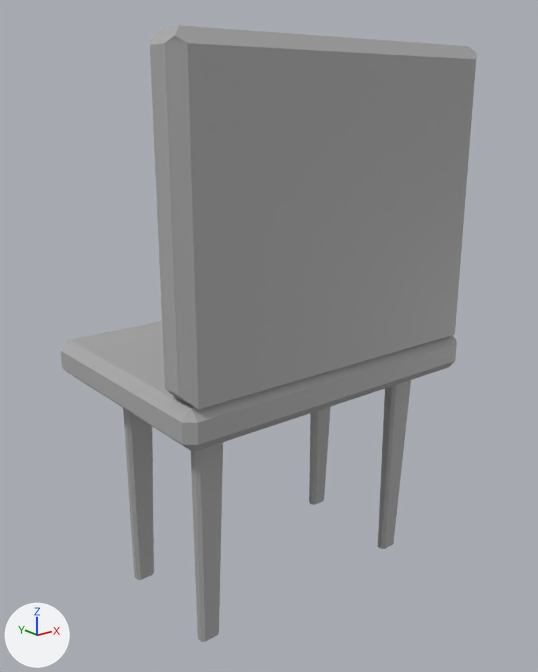
The FBX model Assets/Level Assignment/Maya FBX Imports/Chair.fbx: old version first, new version second.
The view is the same before and after, from a camera (50 mm lens) standing at (-6.1, -17.23, 6.68) and looking at (0.16, -9.4, 3.55). The axes (+X, +Y, +Z) are drawn at lower left. The lights are the same throughout. Where no turn or scale is listed for an object, it has been applied to the vertices.

The older version as bpy lines, for what is in view:
```python
me_mesh = bpy.data.meshes.new('Mesh')
me_mesh.from_pydata(...)  # 116 vertices, 89 faces; spans x -2.33..2.33, y -1.67..1.67, z -3.75..3.75
me_mesh.materials.append(mat_standardsurface1)  # grey #aaaaaa
ob_mk_chair_uv = bpy.data.objects.new('MK_Chair_UV', me_mesh)
ob_mk_chair_uv.location = (0.1, -9.33, 3.61)
```
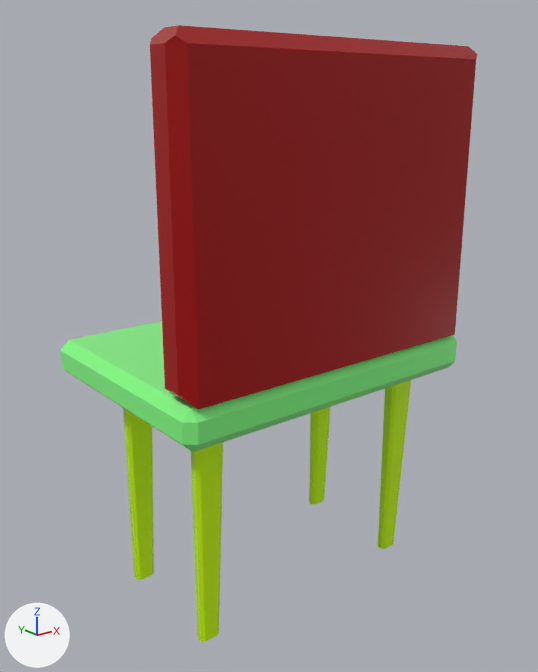
The newer file is also rescaled (x0.0991), turned or shifted as a whole; pictures and numbers use the older file's frame.

Location of each change, (x1, y1, x2, y2) in pixels of the pictures (538 x 672 px):
part 1 of me_mesh, recoloured (grey to green): (123, 380, 411, 642) in both
part 2 of me_mesh, recoloured (grey to red): (150, 25, 478, 410) in both
part 3 of me_mesh, recoloured (grey to green): (70, 321, 194, 408) in both
part 4 of me_mesh, recoloured (grey to green): (61, 340, 191, 451) in both
part 5 of me_mesh, recoloured (grey to green): (192, 335, 457, 452) in both
part 6 of me_mesh, recoloured (grey to green): (182, 408, 198, 452) in both

Patch to the scene script:
```diff
--- a/Assets/Level Assignment/Maya FBX Imports/Chair.fbx.py
+++ b/Assets/Level Assignment/Maya FBX Imports/Chair.fbx.py
@@ mat_chair_legs @@
+mat_chair_legs = principled_material('Chair_legs')
+mat_chair_legs.base_color = (0.615, 1.0, 0.0)  # green #ceff00
+mat_chair_legs.roughness = 0.2
@@ mat_chairtop @@
+mat_chairtop = principled_material('CHAIRTOP')
+mat_chairtop.base_color = (0.384, 0.0, 0.0)  # red #a70000
+mat_chairtop.roughness = 0.2
@@ mat_seat_portion @@
+mat_seat_portion = principled_material('Seat_portion')
+mat_seat_portion.base_color = (0.237, 1.0, 0.237)  # green #86ff86
+mat_seat_portion.roughness = 0.2
@@ me_mesh @@
 me_mesh.from_pydata(...)  # 116 vertices, 89 faces; spans x -2.33..2.33, y -1.67..1.67, z -3.75..3.75
 # used by ob_mk_chair_uv; location = (0.1, -9.33, 3.61)
+# me_mesh part 1: all 36 faces centred in x -1.77..2.07, y -0.99..0.95, z -3.75..-2.16 switch from mat_standardsurface1 (grey #aaaaaa) to mat_chair_legs (green #ceff00)
+# me_mesh part 2: all 23 faces centred in x -2.33..2.33, y -1.65..-1.11, z -0.07..3.75 switch from mat_standardsurface1 (grey #aaaaaa) to mat_chairtop (red #a60000)
+# me_mesh part 3: 11 of the faces centred in x 0.0..2.33, y 0.0..1.67, z -0.59..-0.07 switch from mat_standardsurface1 (grey #aaaaaa) to mat_seat_portion (green #86ff86)
+# me_mesh part 4: 6 of the faces centred in x -2.33..-2.24, y 0.0..1.61, z -0.53..-0.14 switch from mat_standardsurface1 (grey #aaaaaa) to mat_seat_portion (green #86ff86)
+# me_mesh part 5: 6 of the faces centred in x 0.0..2.26, y -1.67..-1.59, z -0.53..-0.14 switch from mat_standardsurface1 (grey #aaaaaa) to mat_seat_portion (green #86ff86)
+# me_mesh part 6: 3 of the faces centred in x -2.26..-2.24, y -1.61..-1.59, z -0.51..-0.16 switch from mat_standardsurface1 (grey #aaaaaa) to mat_seat_portion (green #86ff86)
```
